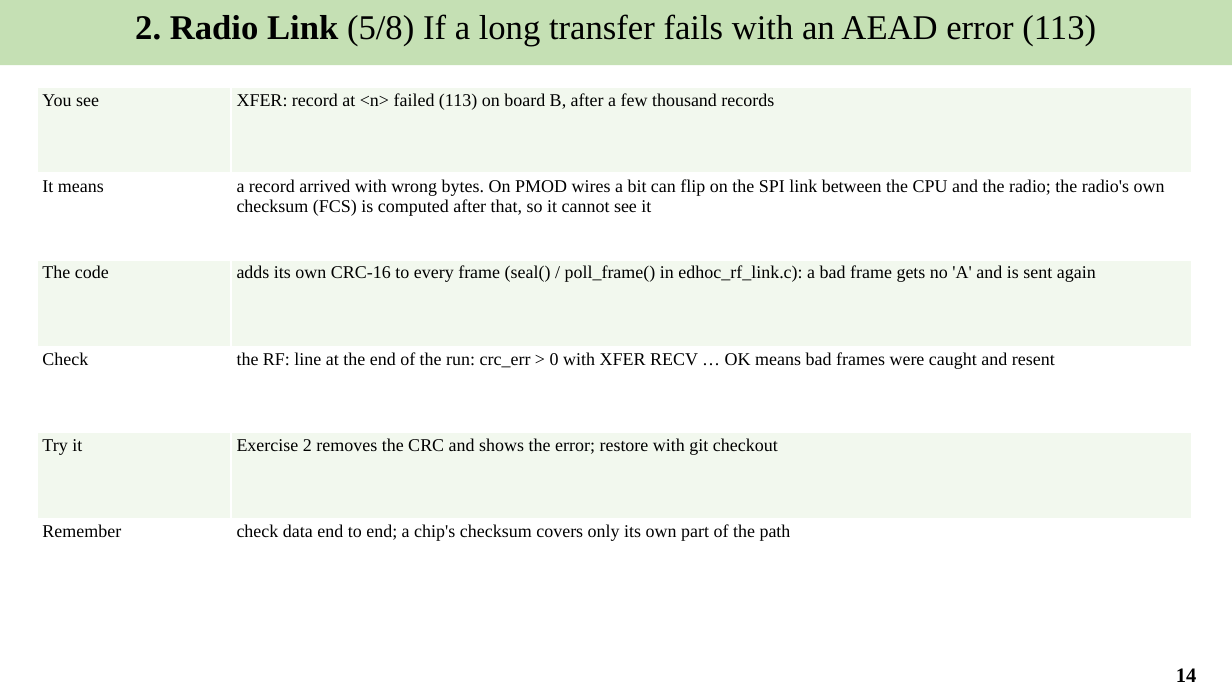
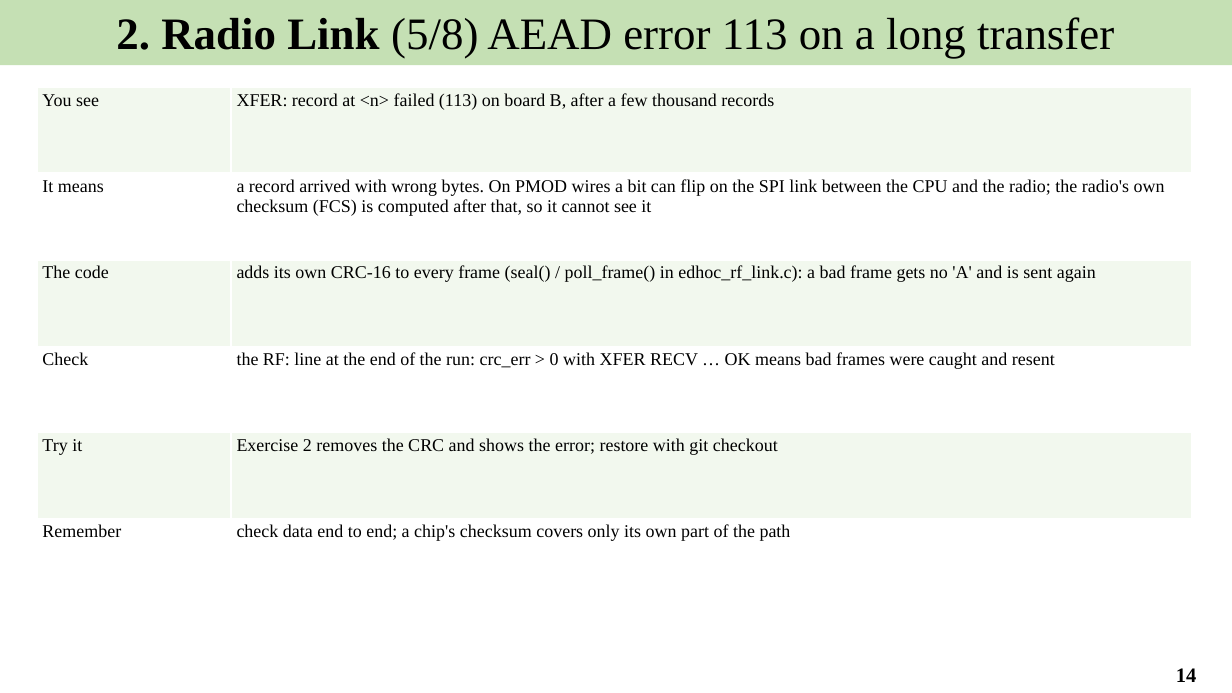
Before and after one commit to Khaiduy/chipyard-edhoc, a slide deck: slide 14 of fpga/sw/export/docs/slides/05_Secure_file_transfer_and_results.pptx. Drawn at 1232x693 pixels with LibreOffice and Linux fonts; fonts in the diff are those of the drawing. Boxes give left, top, right and bottom in pixels: in the first picture for what was removed or moved away, otherwise in the second. Text is boxed around its words. In the diff, an @@ line names an element or a change of style, - is before the commit and + after.

```diff
--- a/fpga/sw/export/docs/slides/05_Secure_file_transfer_and_results.pptx
+++ b/fpga/sw/export/docs/slides/05_Secure_file_transfer_and_results.pptx
@@ text in rectangle at [116,17,1114,58]: text changed; size 27 to 35 pt @@
-2. Radio Link (5/8) If a long transfer fails with an AEAD error (113)
+2. Radio Link (5/8) AEAD error 113 on a long transfer
```
Also in this commit, not shown: 4 other slides changed, 8 other files.
